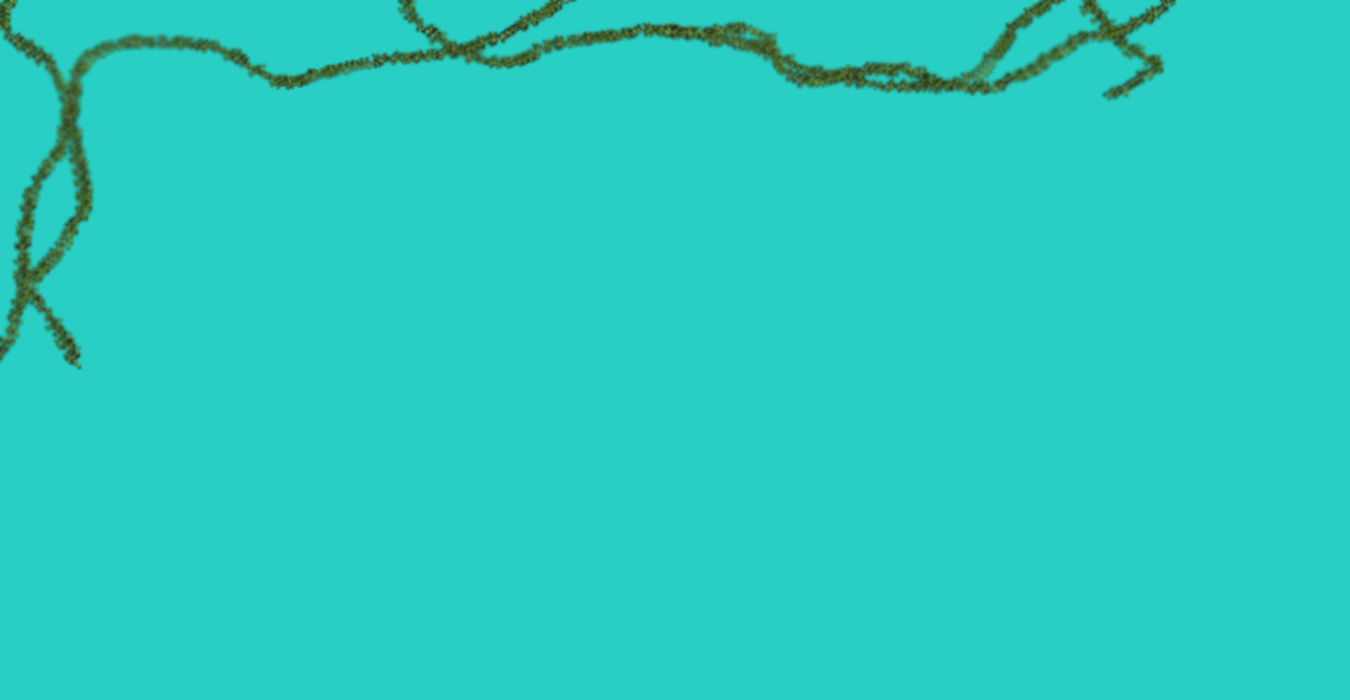
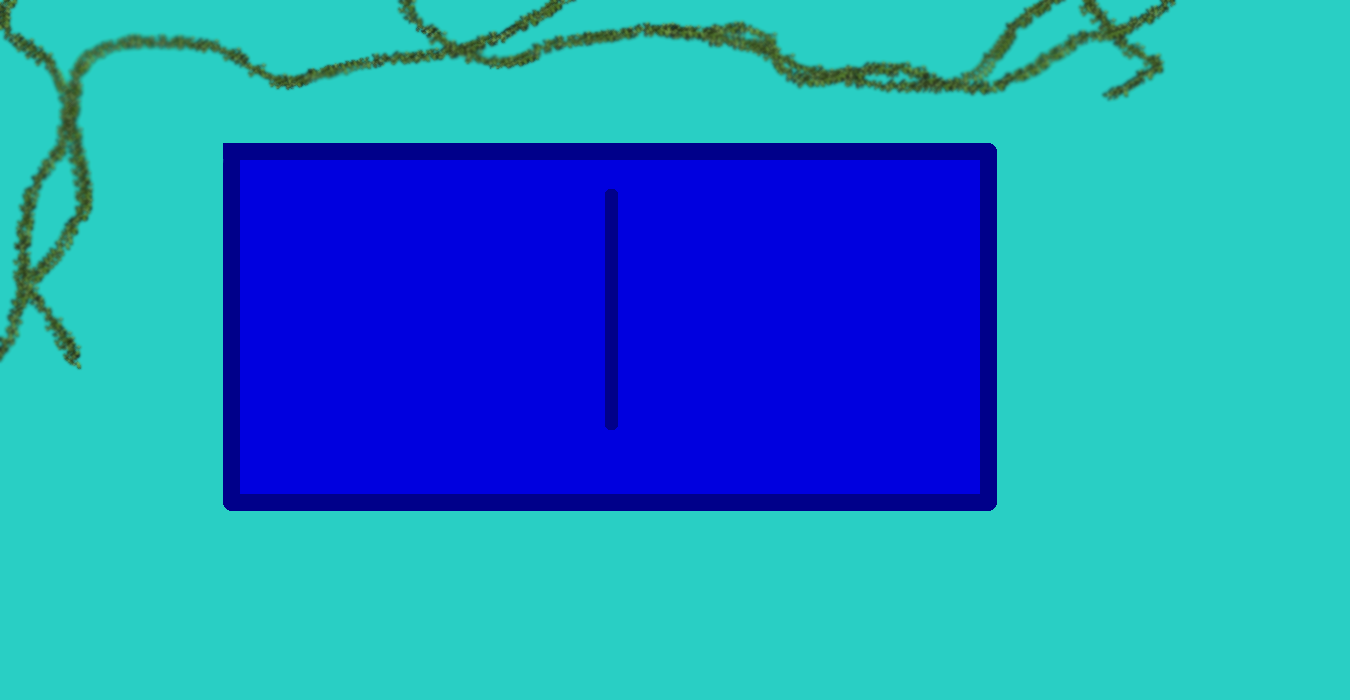
The second 1350 × 700 image is a revision of the first. Changes to its layers:
painted on "Name.png" over [223, 143, 997, 511]
